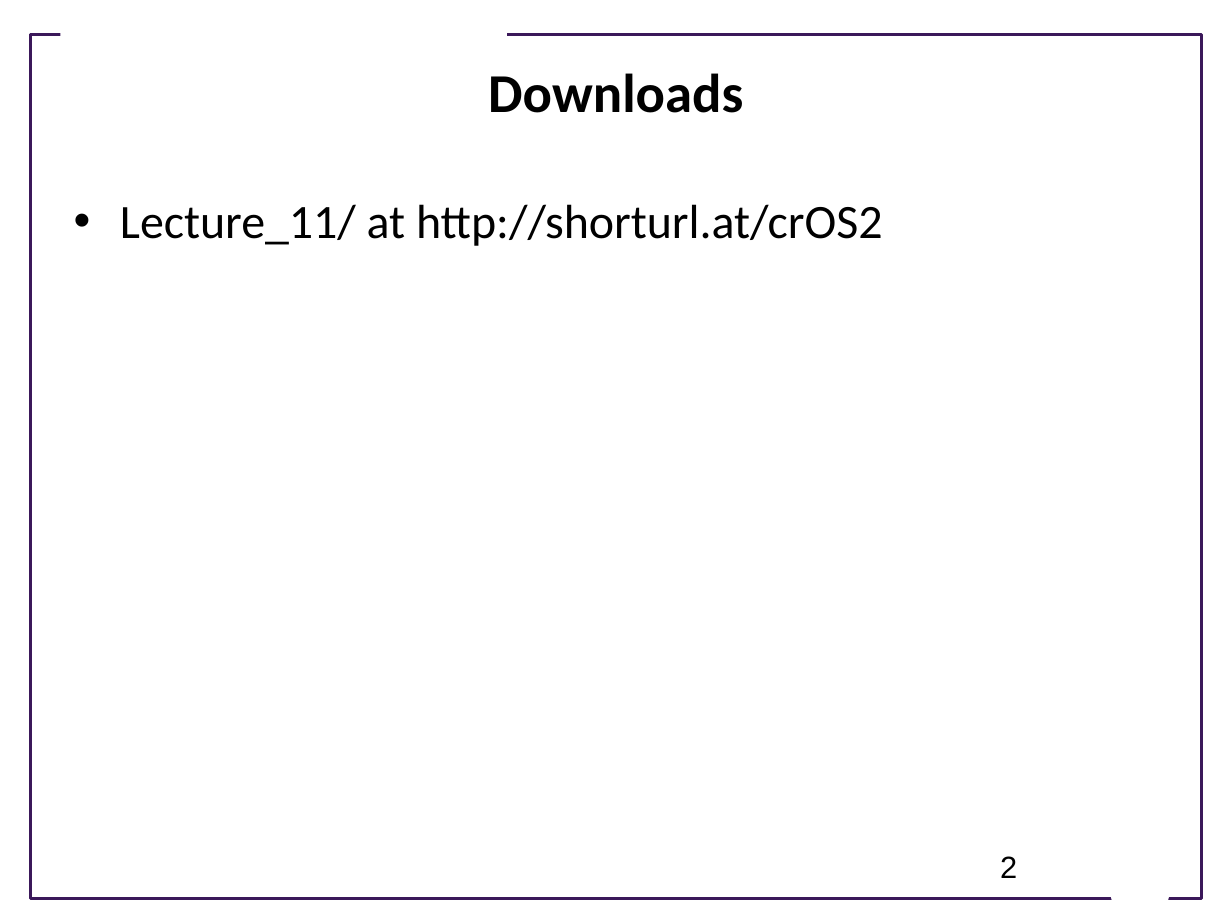
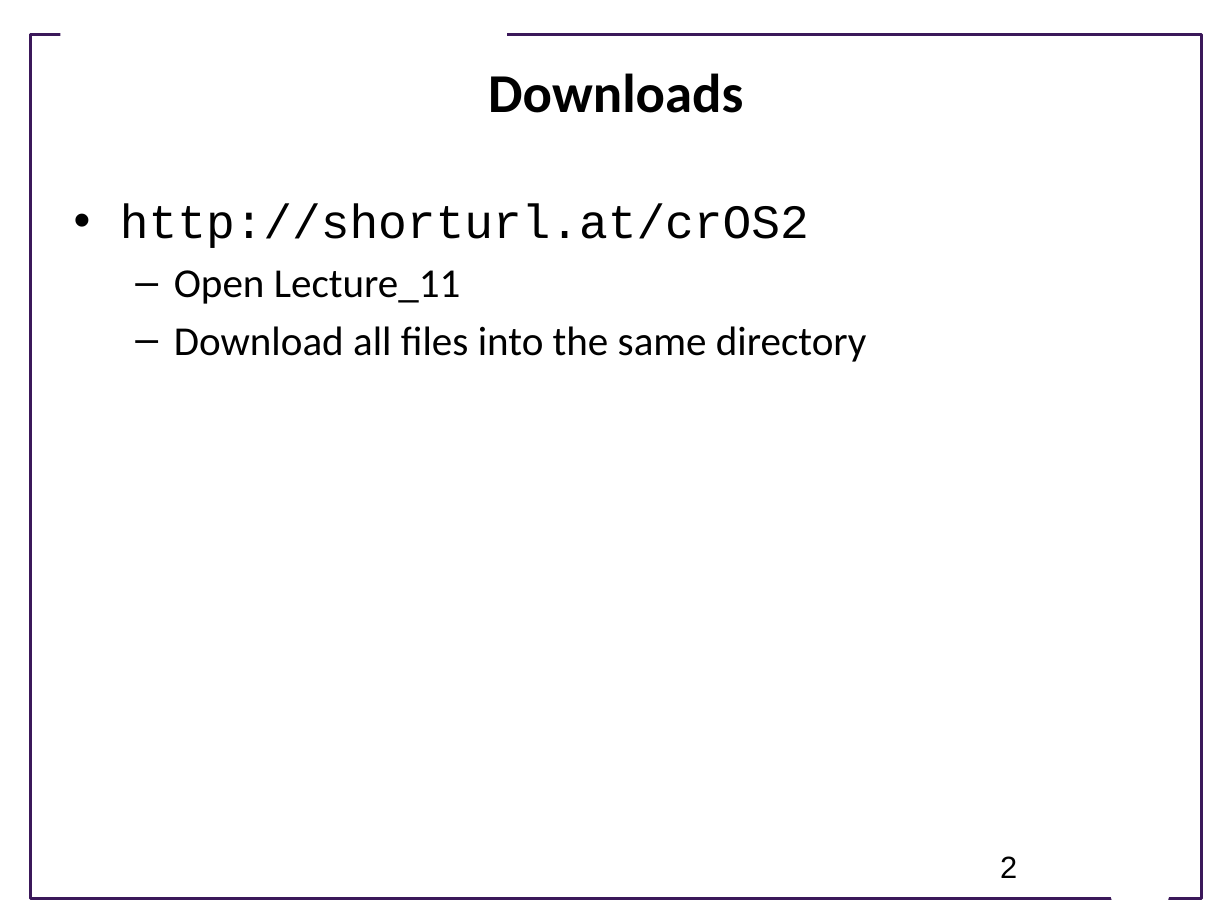
Before and after one commit to ModelEngineering/advancing-biomedical-models, a slide deck: slide 2 of lectures/lecture_11/Lecture_11_Parameter_Confidence_Intervals_With_Bootstrapping.pptx. Drawn at 1232x924 pixels with LibreOffice and Linux fonts; fonts in the diff are those of the drawing; background and template pictures are left out. Boxes give left, top, right and bottom in pixels: in the first picture for what was removed or moved away, otherwise in the second. Text is boxed around its words. In the diff, an @@ line names an element or a change of style, - is before the commit and + after.

```diff
--- a/lectures/lecture_11/Lecture_11_Parameter_Confidence_Intervals_With_Bootstrapping.pptx
+++ b/lectures/lecture_11/Lecture_11_Parameter_Confidence_Intervals_With_Bootstrapping.pptx
@@ text at bbox=[120, 204, 867, 362]: text changed; size 28 to 24 pt @@
-• Lecture_11/ at http://shorturl.at/crOS2
+• http://shorturl.at/crOS2
+  – Open Lecture_11
+  – Download all files into the same directory
```
Also in this commit, not shown: 2 other slides changed, 4 slides added, 2 slides removed.
